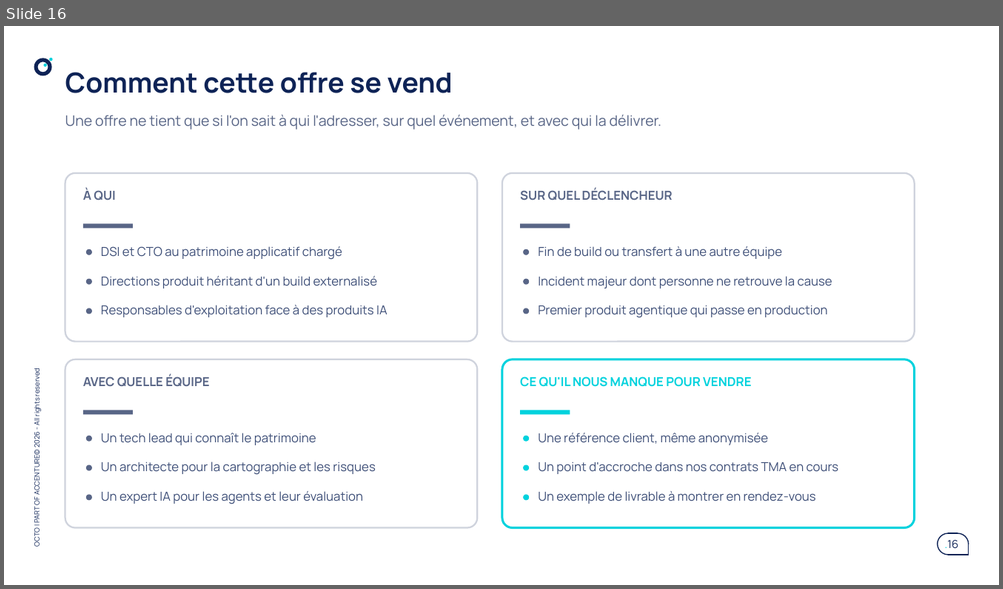
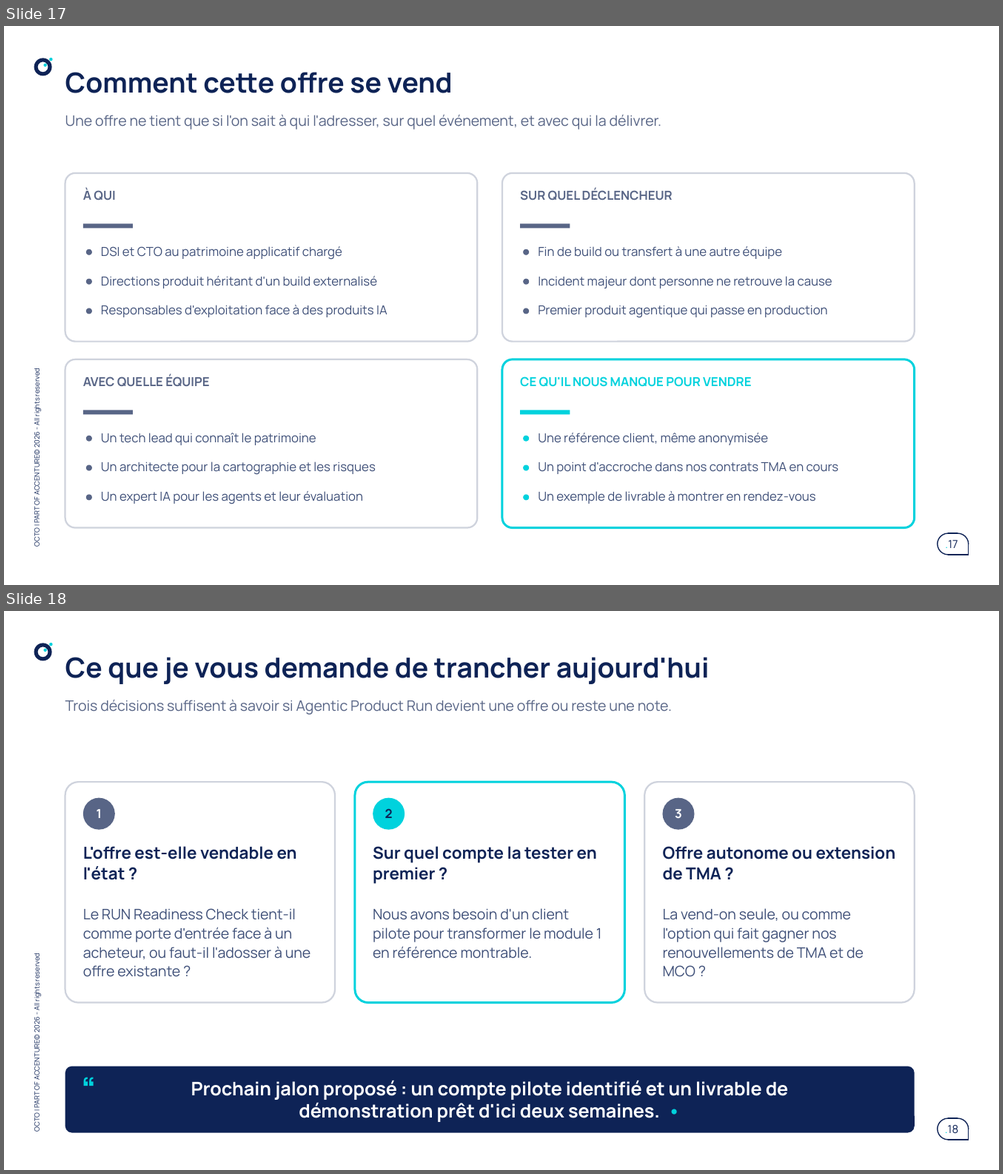
Before and after one commit to claudecamus-dot/VScode6-learning-sprintIA, a slide deck: docs/run-ia/AGENTIC-PRODUCT-RUN-offre-octo.pptx. Shown one above the other, each under a label of ours: slide 16 before the commit, slides 17 and 18 after it. The pictures are 1003x589 and 1003x1174 pixels, drawn with LibreOffice and Linux fonts; fonts in the diff are those of the drawing. Boxes give left, top, right and bottom in pixels: in the first picture for what was removed or moved away, otherwise in the second. Text is boxed around its words. In the diff, an @@ line names an element or a change of style, - is before the commit and + after.

```diff
--- a/docs/run-ia/AGENTIC-PRODUCT-RUN-offre-octo.pptx
+++ b/docs/run-ia/AGENTIC-PRODUCT-RUN-offre-octo.pptx
@@ slide 18 added at (4, 611, 999, 1170), background #FFFFFF; not listed: 11 template elements that a slide beside it also shows @@
@@ title added at (65, 657, 709, 684), 20 pt, text #0E2356, bold @@
+Ce que je vous demande de trancher aujourd'hui
@@ text added at (65, 699, 671, 715), 10.5 pt, text #586586 @@
+Trois décisions suffisent à savoir si Agentic Product Run devient une offre ou reste une note.
@@ rounded rectangle added at (65, 782, 334, 1003), fill #FFFFFF, outline #CFD3DD 1.2 pt @@
@@ rounded rectangle added at (355, 782, 625, 1003), fill #FFFFFF, outline #00D2DD 1.6 pt @@
@@ rounded rectangle added at (645, 782, 914, 1003), fill #FFFFFF, outline #CFD3DD 1.2 pt @@
@@ rounded rectangle added at (82, 798, 114, 830), fill #586586 @@
@@ text added at (96, 809, 102, 818), 9 pt, text #FFFFFF, bold @@
+1
@@ rounded rectangle added at (373, 798, 405, 830), fill #00D2DD @@
@@ text added at (385, 809, 392, 818), 9 pt, text #0E2356, bold @@
+2
@@ rounded rectangle added at (663, 798, 694, 830), fill #586586 @@
@@ text added at (674, 809, 682, 818), 9 pt, text #FFFFFF, bold @@
+3
@@ text added at (83, 846, 297, 880), 12 pt, text #0E2356, bold @@
+L'offre est-elle vendable en l'état ?
@@ text added at (373, 846, 597, 884), 12 pt, text #0E2356, bold @@
+Sur quel compte la tester en premier ?
@@ text added at (663, 846, 896, 880), 12 pt, text #0E2356, bold @@
+Offre autonome ou extension de TMA ?
@@ text added at (83, 908, 311, 977), 10.5 pt, text #3E4F78 @@
+Le RUN Readiness Check tient-il comme porte d'entrée face à un acheteur, ou faut-il l'adosser à une offre existante ?
@@ text added at (373, 908, 602, 959), 10.5 pt, text #3E4F78 @@
+Nous avons besoin d'un client pilote pour transformer le module 1 en référence montrable.
@@ text added at (663, 908, 863, 977), 10.5 pt, text #3E4F78 @@
+La vend-on seule, ou comme l'option qui fait gagner nos renouvellements de TMA et de MCO ?
@@ rounded rectangle added at (65, 1067, 914, 1133), fill #0E2356 @@
@@ text added at (82, 1068, 122, 1108), 24 pt, text #00D2DD, bold @@
+“
@@ text added at (191, 1080, 788, 1122), 13.5 pt, text #FFFFFF, bold @@
+Prochain jalon proposé : un compte pilote identifié et un livrable de démonstration prêt d'ici deux semaines. •
@@ what was slide 16 is now slide 17 @@
@@ page number at (945, 540, 957, 548): text changed @@
-.16
+.17
```
Also in this commit, not shown: 7 slides changed, 1 other slide added, 1 slide removed, 7 other files.
